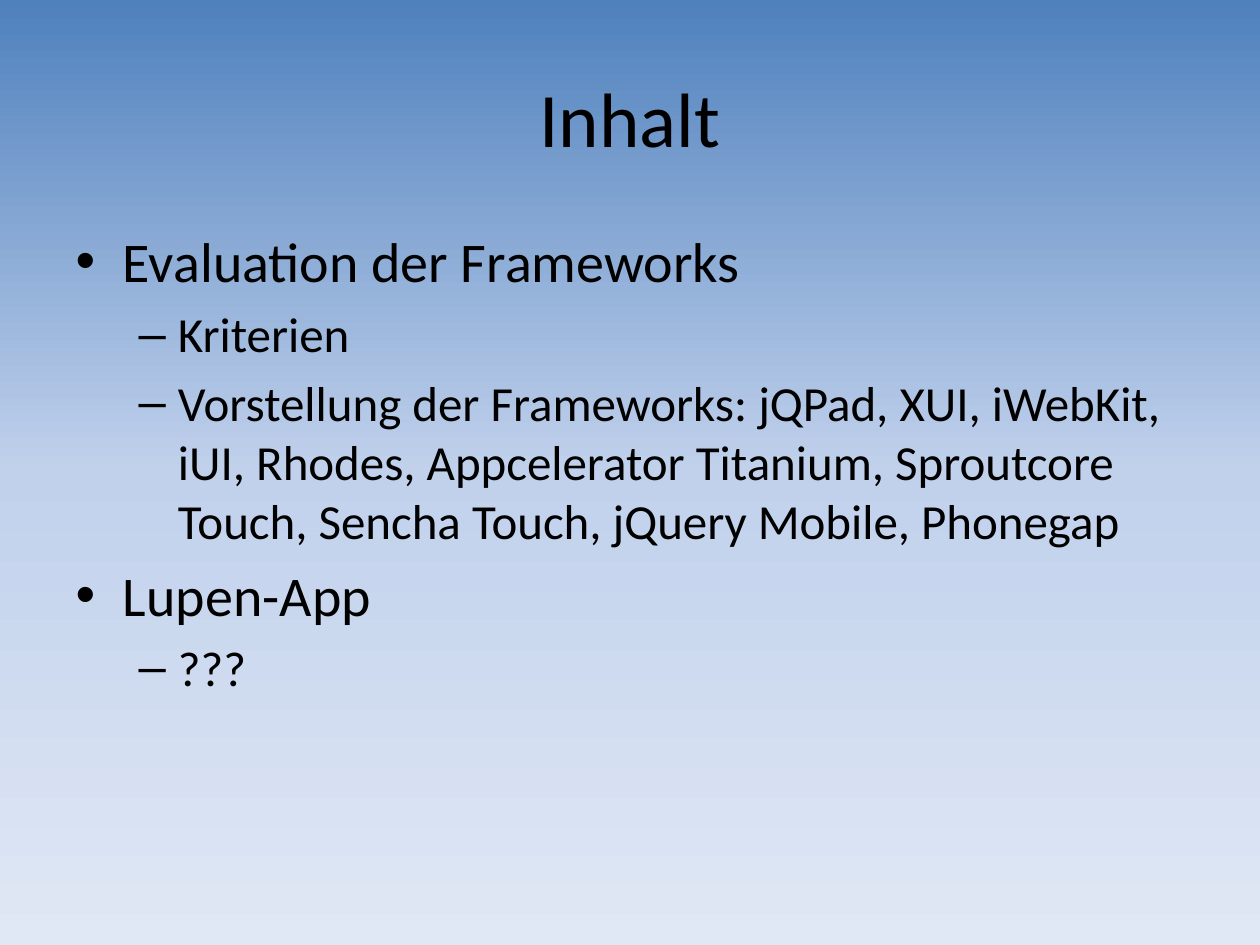
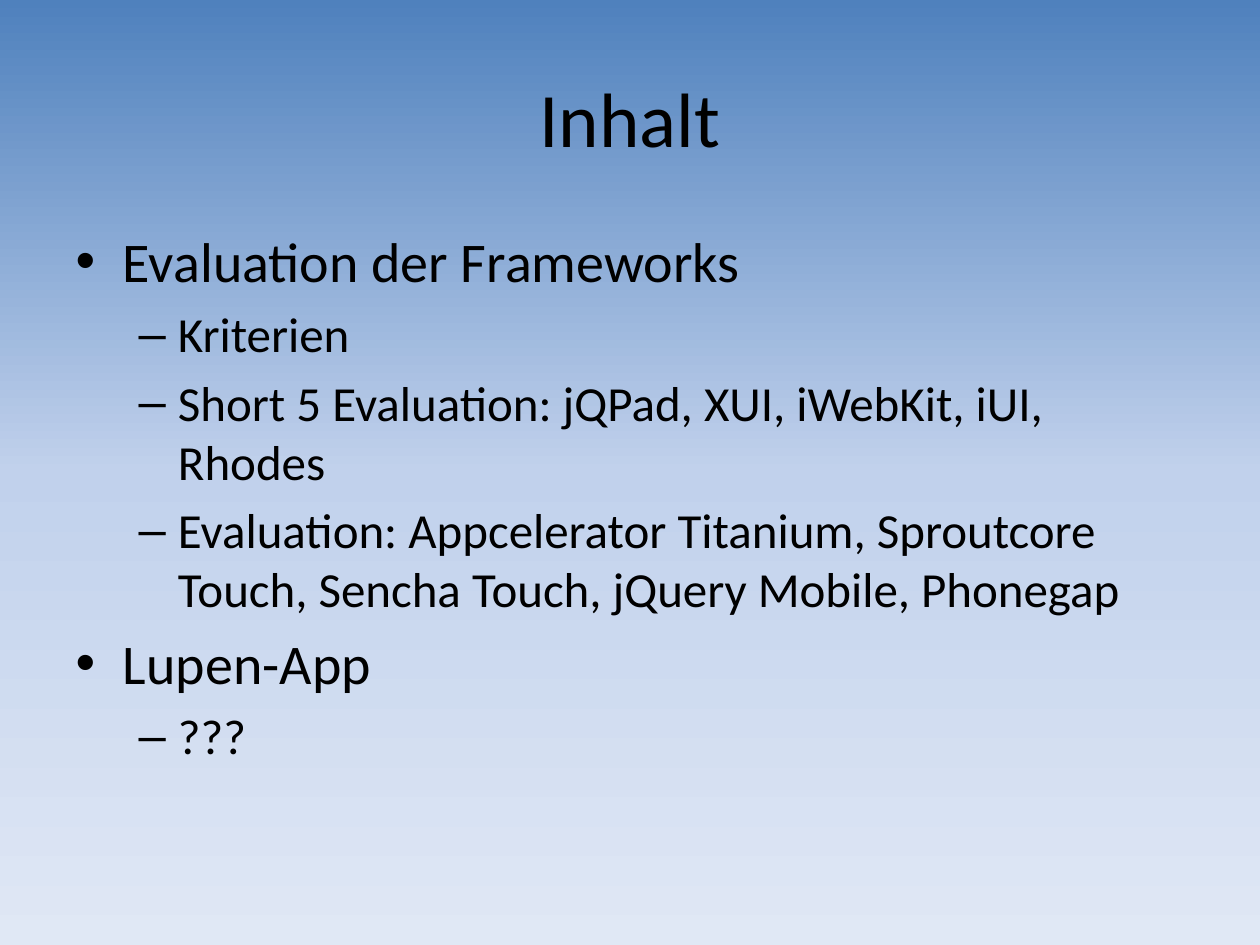
Before and after one commit to mtwords/hand-held, a slide deck: slide 2 of Documents/10_Frameworks_Presentation.pptx. Drawn at 1260x945 pixels with LibreOffice and Linux fonts; fonts in the diff are those of the drawing. Boxes give left, top, right and bottom in pixels: in the first picture for what was removed or moved away, otherwise in the second. Text is boxed around its words. In the diff, an @@ line names an element or a change of style, - is before the commit and + after.

Commit message:
Presentation added

```diff
--- a/Documents/10_Frameworks_Presentation.pptx
+++ b/Documents/10_Frameworks_Presentation.pptx
@@ text at box(178, 387, 1119, 616): text changed @@
-  – Vorstellung der Frameworks: jQPad, XUI, iWebKit, iUI, Rhodes, Appcelerator Titanium, Sproutcore Touch, Sencha Touch, jQuery Mobile, Phonegap
+  – Short 5 Evaluation: jQPad, XUI, iWebKit, iUI, Rhodes
+  – Evaluation: Appcelerator Titanium, Sproutcore Touch, Sencha Touch, jQuery Mobile, Phonegap
```
Also in this commit, not shown: 3 other slides changed, 2 slides added, 5 slides removed.
